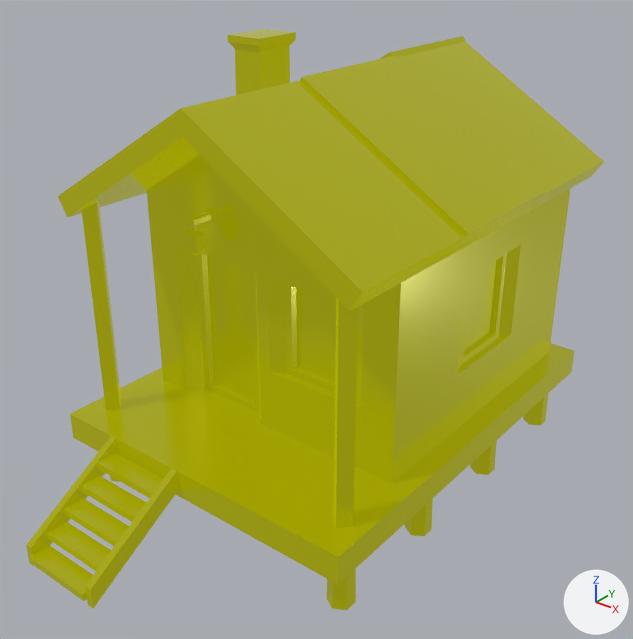
An edit to the glTF model public/models/building-cabin-small.glb, drawn before and after from the same camera.
One viewpoint serves both versions: a 50 mm camera at (5.95, -7.89, 6.68) aimed at (0.16, -0.66, 2.19). Arrows for +X, +Y and +Z are at lower right; the lights stay in place. Where no turn or scale is listed for an object, it has been applied to the vertices.

The first picture shows 'building-cabin-small'.
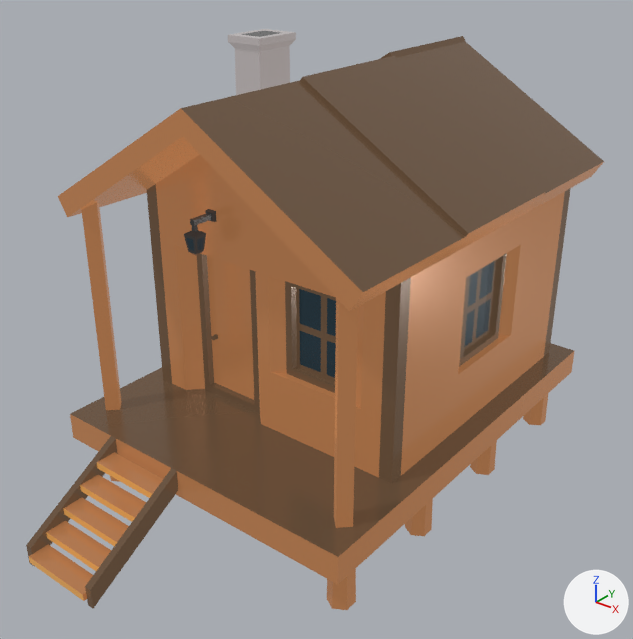
Where the change shows, as pixel boxes (x1, y1, x2, y2) in the pictures (633 x 639 px):
'building-cabin-small', recoloured (yellow to brown): (26, 29, 604, 610) in both

The edits, one by one:
Picture 'base' (img_base) is new.
Material 'LOWPOLY-COLORS.001' (mat_lowpoly_colors_001) is new.
Uses the picture img_base.
me_building_cabin_small has 426 vertices, 670 faces and spans x -2.29..2.09, y -3.99..2.68, z 0.0..5.05.
me_building_cabin_small no longer uses material mat_lowpoly_colors.
me_building_cabin_small now uses material mat_lowpoly_colors_001.
